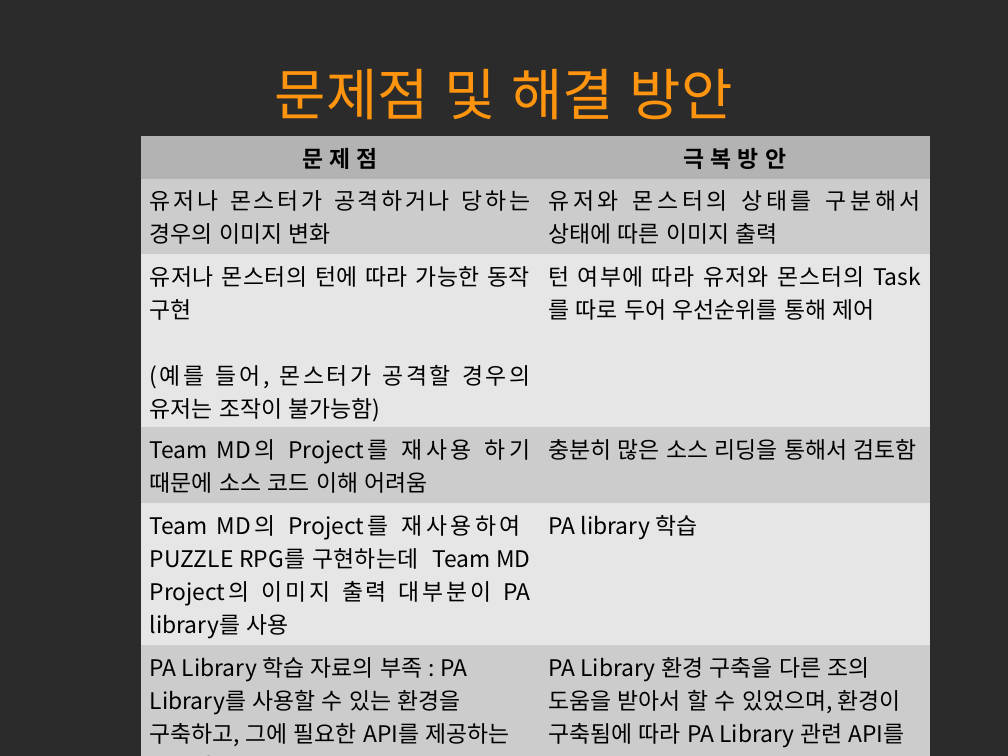
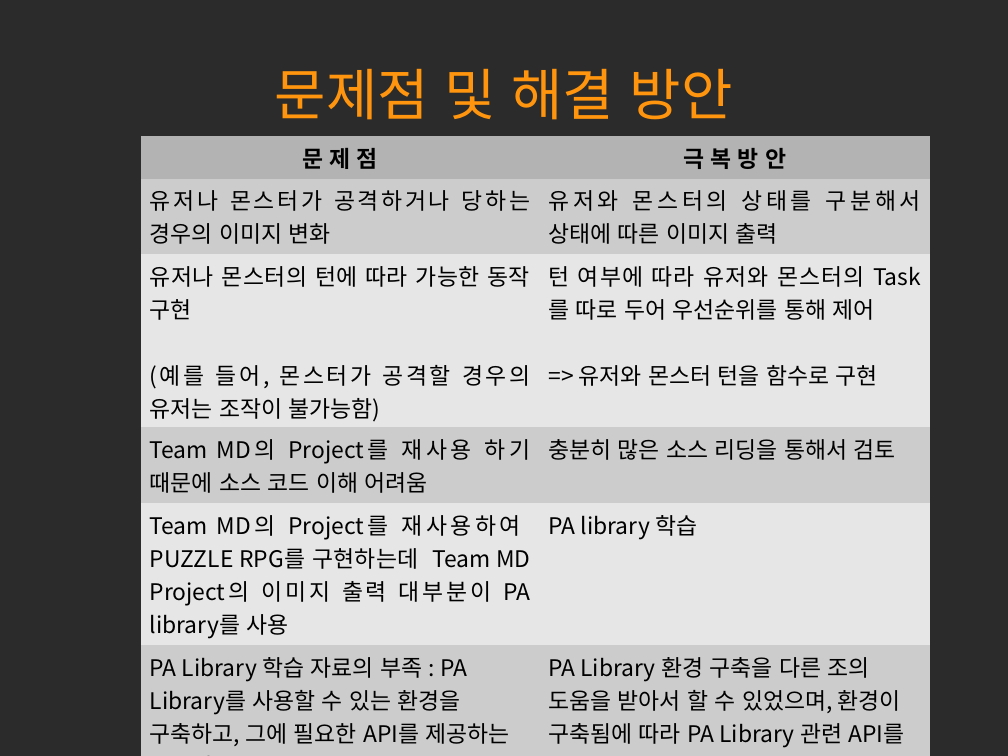
Before and after one commit to hl1itj/Team3, a slide deck: slide 10 of doc/term project 발표자료.odp. Drawn at 1008x756 pixels with LibreOffice and Linux fonts; fonts in the diff are those of the drawing; background and template pictures are left out; a plain dark background stands for a picture behind light text. Boxes give left, top, right and bottom in pixels: in the first picture for what was removed or moved away, otherwise in the second. Text is boxed around its words. In the diff, an @@ line names an element or a change of style, - is before the commit and + after.

```diff
--- a/doc/term project 발표자료.odp
+++ b/doc/term project 발표자료.odp
@@ table at (141,136,930,752) @@
-row 3, column 2: 턴 여부에 따라 유저와 몬스터의 Task를 따로 두어 우선순위를 통해 제어
+row 3, column 2: 턴 여부에 따라 유저와 몬스터의 Task를 따로 두어 우선순위를 통해 제어 / => 유저와 몬스터 턴을 함수로 구현
-row 4, column 2: 충분히 많은 소스 리딩을 통해서 검토함
+row 4, column 2: 충분히 많은 소스 리딩을 통해서 검토
-row 6, column 2: PA Library 환경 구축을 다른 조의 도움을 받아서 할 수 있었으며, 환경이 구축됨에 따라 PA Library 관련 API를 사용하기 위해 Team MD와 다른 조의 소스를 충분히 리딩하여 사용하였
+row 6, column 2: PA Library 환경 구축을 다른 조의 도움을 받아서 할 수 있었으며, 환경이 구축됨에 따라 PA Library 관련 API를 사용하기 위해 Team MD와 다른 조의 소스를 충분히 리딩하여 사용하였다
```
Also in this commit, not shown: 1 other file.
